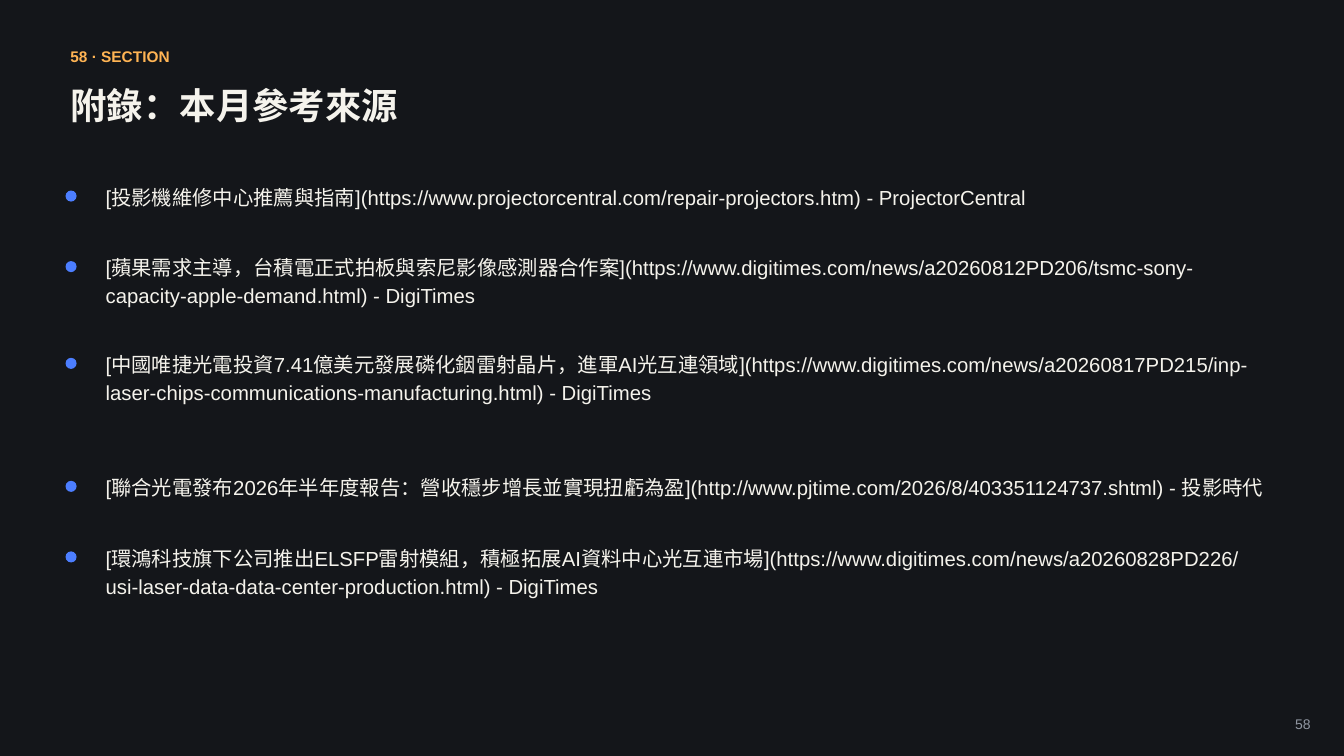
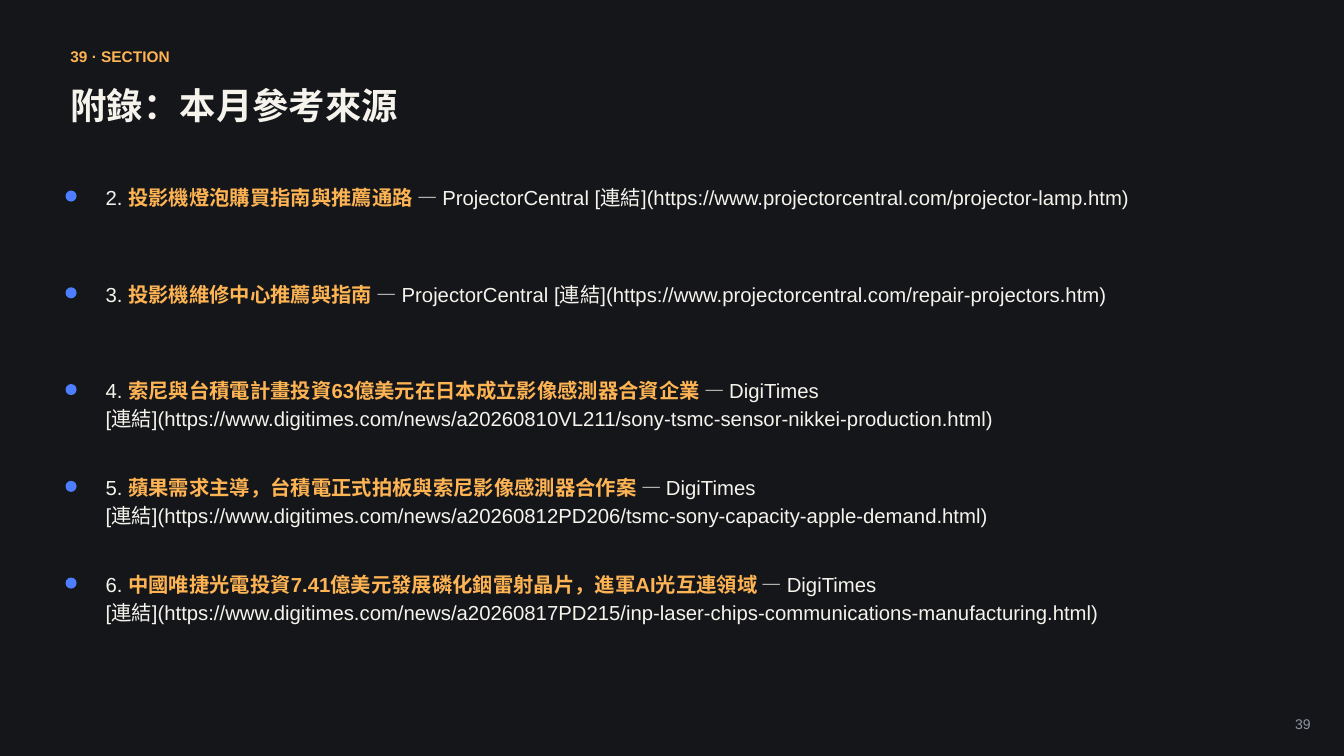
Before and after one commit to coffee30233-gif/Project-Insight, a slide deck: slide 39 of data/reports/2026-08.pptx (slide 58 before the commit). Drawn at 1344x756 pixels with LibreOffice and Linux fonts; fonts in the diff are those of the drawing. Boxes give left, top, right and bottom in pixels: in the first picture for what was removed or moved away, otherwise in the second. Text is boxed around its words. In the diff, an @@ line names an element or a change of style, - is before the commit and + after.

```diff
--- a/data/reports/2026-08.pptx
+++ b/data/reports/2026-08.pptx
@@ text at [70, 51, 170, 62]: text changed @@
-58 · SECTION
+39 · SECTION
@@ text at [106, 188, 1129, 210]: text changed @@
-[投影機維修中心推薦與指南](https://www.projectorcentral.com/repair-projectors.htm) - ProjectorCentral
+2. 投影機燈泡購買指南與推薦通路 — ProjectorCentral [連結](https://www.projectorcentral.com/projector-lamp.htm)
@@ text at [106, 284, 1106, 307]: text changed @@
-[蘋果需求主導，台積電正式拍板與索尼影像感測器合作案](https://www.digitimes.com/news/a20260812PD206/tsmc-sony-capacity-apple-demand.html) - DigiTimes
+3. 投影機維修中心推薦與指南 — ProjectorCentral [連結](https://www.projectorcentral.com/repair-projectors.htm)
@@ text at [106, 380, 993, 431]: text changed @@
-[中國唯捷光電投資7.41億美元發展磷化銦雷射晶片，進軍AI光互連領域](https://www.digitimes.com/news/a20260817PD215/inp-laser-chips-communications-manufacturing.html) - DigiTimes
+4. 索尼與台積電計畫投資63億美元在日本成立影像感測器合資企業 — DigiTimes [連結](https://www.digitimes.com/news/a20260810VL211/sony-tsmc-sensor-nikkei-production.html)
@@ text at [106, 477, 988, 528]: text changed @@
-[聯合光電發布2026年半年度報告：營收穩步增長並實現扭虧為盈](http://www.pjtime.com/2026/8/403351124737.shtml) - 投影時代
+5. 蘋果需求主導，台積電正式拍板與索尼影像感測器合作案 — DigiTimes [連結](https://www.digitimes.com/news/a20260812PD206/tsmc-sony-capacity-apple-demand.html)
@@ 3 ellipses: place and size @@
-3 ellipses at [66, 261, 77, 563]
+3 ellipses at [66, 287, 77, 589]
@@ text at [106, 574, 1098, 625]: text changed @@
-[環鴻科技旗下公司推出ELSFP雷射模組，積極拓展AI資料中心光互連市場](https://www.digitimes.com/news/a20260828PD226/usi-laser-data-data-center-production.html) - DigiTimes
+6. 中國唯捷光電投資7.41億美元發展磷化銦雷射晶片，進軍AI光互連領域 — DigiTimes [連結](https://www.digitimes.com/news/a20260817PD215/inp-laser-chips-communications-manufacturing.html)
@@ text at [1295, 719, 1311, 729]: text changed @@
-58
+39
```
Also in this commit, not shown: 32 other slides changed, 7 slides added, 25 slides removed, 3 other files.
